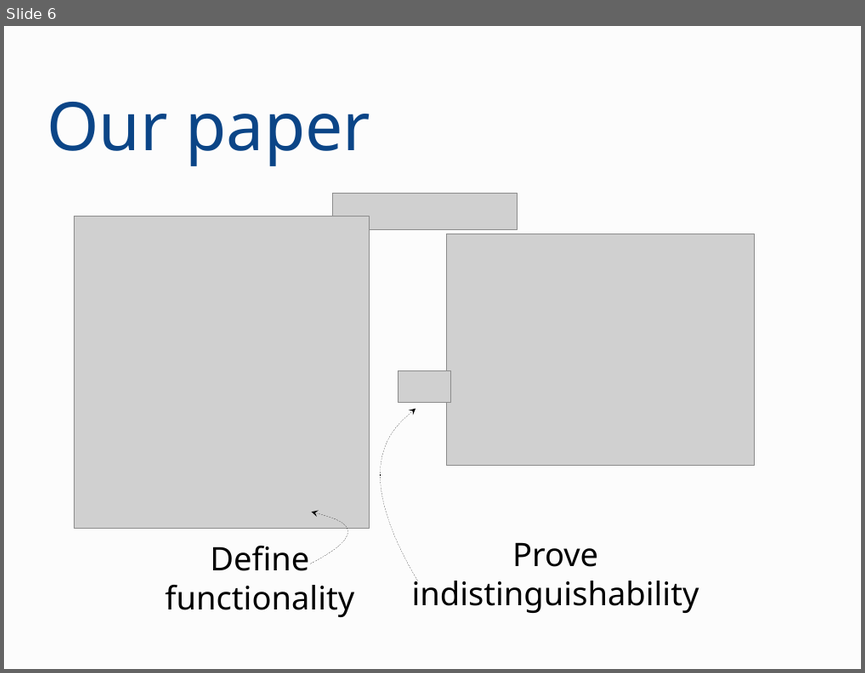
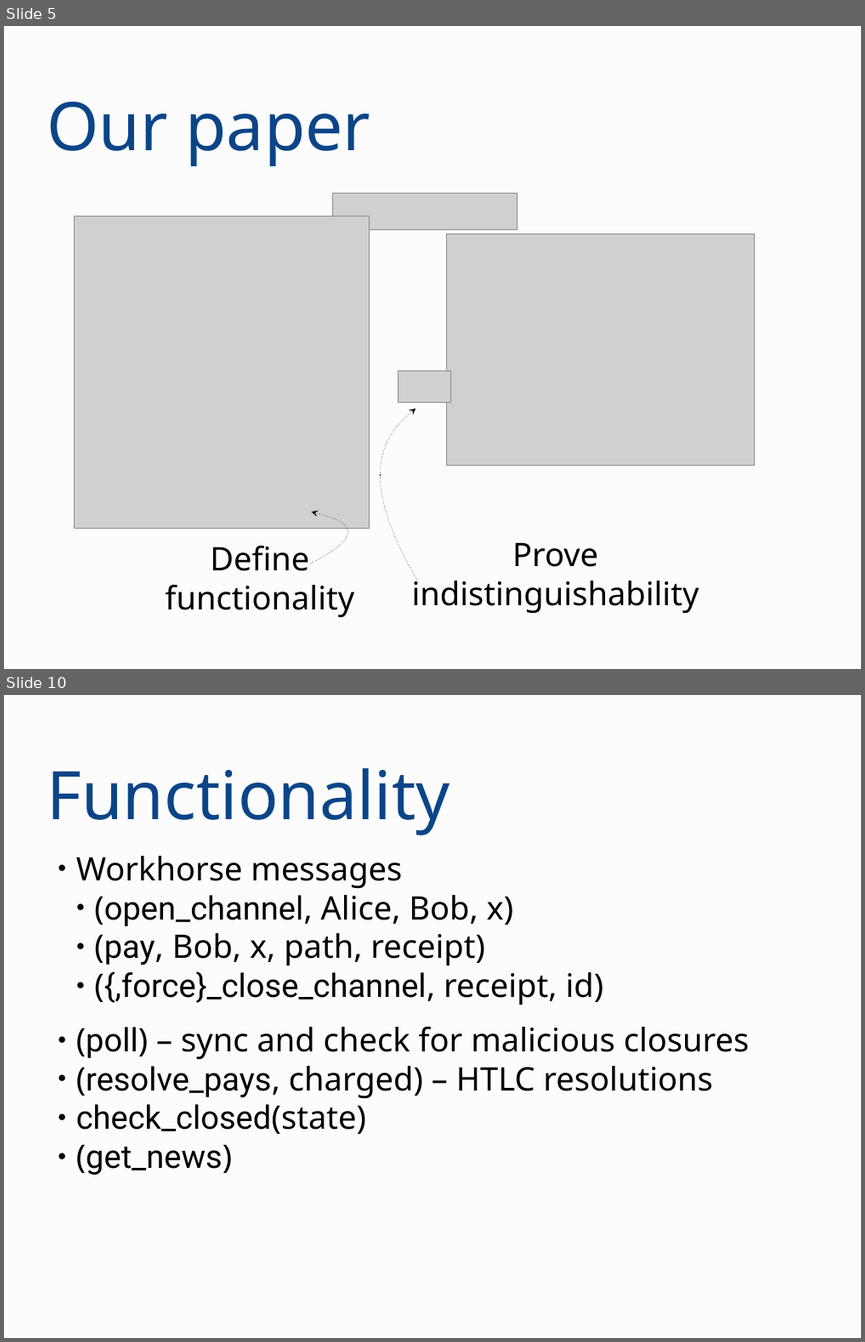
Before and after one commit to OrfeasLitos/PaymentChannels, a slide deck: ln-conf-2019/presentation.odp. Shown one above the other, each under a label of ours: slide 6 before the commit, slides 5 and 10 after it; the slides between them are not shown. The pictures are 865x673 and 865x1342 pixels, drawn with LibreOffice and Linux fonts; fonts in the diff are those of the drawing; grey boxes stand for pictures. Boxes give left, top, right and bottom in pixels: in the first picture for what was removed or moved away, otherwise in the second. Text is boxed around its words. In the diff, an @@ line names an element or a change of style, - is before the commit and + after.

```diff
--- a/ln-conf-2019/presentation.odp
+++ b/ln-conf-2019/presentation.odp
@@ slide 10 added at bbox=[4, 695, 861, 1338], background #FCFCFC @@
@@ title added at bbox=[46, 768, 449, 835], 62 pt, text #0B4587 @@
+Functionality
@@ text added at bbox=[76, 856, 749, 1174], 30 pt, text #000000 @@
+● Workhorse messages
+  ● (open_channel, Alice, Bob, x)
+  ● (pay, Bob, x, path, receipt)
+  ● ({,force}_close_channel, receipt, id)
+● (poll) – sync and check for malicious closures
+● (resolve_pays, charged) – HTLC resolutions
+● check_closed(state)
+● (get_news)
@@ what was slide 6 is now slide 5 @@
```
Also in this commit, not shown: 1 slide changed, 4 other slides added, 3 slides removed, 1 other file.
